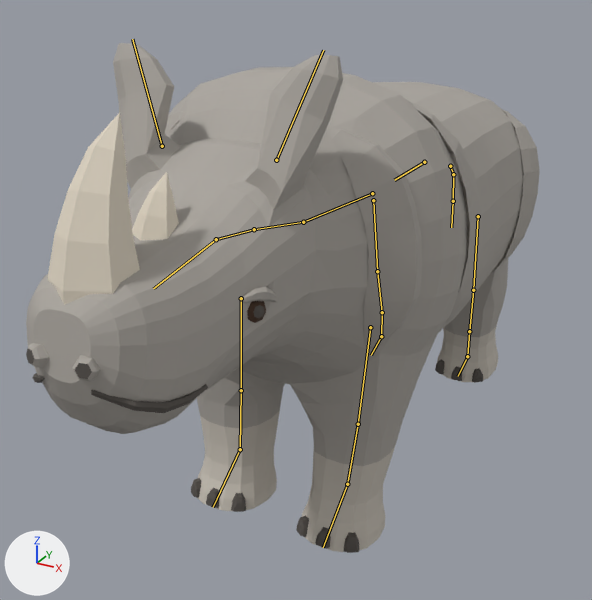
The glTF model creatures/experiments/boxmodel/abc/t7x/zoo/rhino/stage4/rhino.glb: old version first, new version second.
Camera for both pictures: a camera (50 mm lens) standing at (1.31, -2.59, 2.06) and looking at (-0.11, -0.03, 0.78). Every picture has the same lights, and +X, +Y and +Z are marked at lower left. The older version comes first. Both versions are drawn at frame 17 of the action 'attack'; the numbers are the values there. The bones that bend it are drawn over the model as lines.

Names of what the first picture shows: 'body', 'piece_brow', 'piece_eye', 'piece_fold_flank', 'piece_fold_neck', 'piece_fold_shoulder', 'piece_horn_back', 'piece_horn_front', 'piece_mouth', 'piece_nails', 'piece_nostril'.
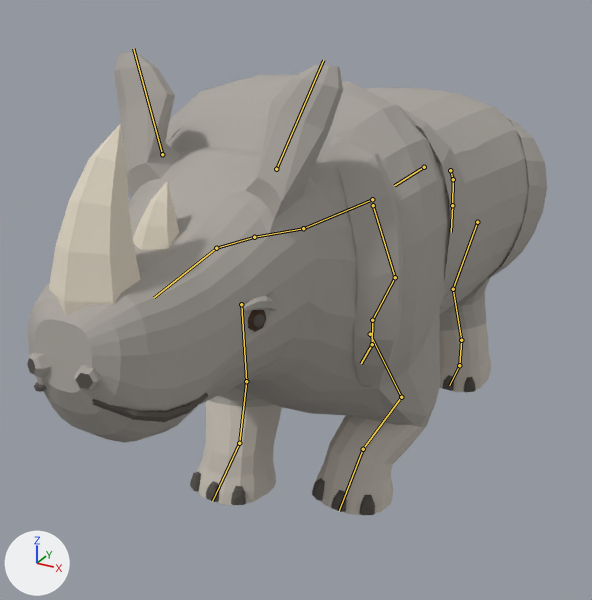
What differs and where, as boxes [x1, y1, x2, y2] in the pictures (592 x 600 px):
'body', posed (9% shorter)
    before: [26, 43, 524, 552]
    after: [28, 52, 529, 515]
'piece_fold_neck', posed (7% narrower, 13% taller)
    before: [165, 112, 422, 349]
    after: [165, 120, 403, 388]
'piece_horn_front', posed
    before: [48, 112, 140, 305]
    after: [49, 123, 141, 315]
'piece_fold_shoulder', posed (14% shorter)
    before: [407, 100, 483, 324]
    after: [395, 105, 470, 297]
'piece_fold_flank', posed
    before: [492, 109, 540, 272]
    after: [486, 117, 547, 280]
'piece_nails', posed
    before: [191, 359, 483, 553]
    after: [190, 375, 476, 515]
'piece_horn_back', posed
    before: [132, 172, 179, 240]
    after: [133, 182, 179, 250]
'piece_mouth', posed
    before: [33, 373, 208, 413]
    after: [34, 382, 208, 422]
'piece_nostril', posed
    before: [26, 343, 101, 381]
    after: [27, 352, 102, 391]
'piece_brow', posed
    before: [241, 287, 278, 303]
    after: [242, 296, 278, 312]
'piece_eye', posed
    before: [247, 301, 266, 323]
    after: [248, 310, 266, 332]
bone 'hips', root to tip
    before: (424, 162) to (394, 180)
    after: (424, 167) to (394, 185)
bone 'upperarm.L', root to tip
    before: (370, 327) to (358, 424)
    after: (370, 334) to (401, 397)
bone 'forearm.L', root to tip
    before: (358, 424) to (347, 484)
    after: (401, 397) to (363, 449)
bone 'hand.L', root to tip
    before: (347, 484) to (323, 547)
    after: (363, 449) to (339, 511)
bone 'upperarm.R', root to tip
    before: (241, 298) to (241, 390)
    after: (241, 304) to (246, 381)
bone 'forearm.R', root to tip
    before: (241, 390) to (240, 449)
    after: (246, 381) to (239, 443)
bone 'hand.R', root to tip
    before: (240, 449) to (213, 507)
    after: (239, 443) to (212, 501)
bone 'thigh.L', root to tip
    before: (478, 216) to (473, 290)
    after: (477, 222) to (453, 289)
bone 'shin.L', root to tip
    before: (473, 290) to (469, 331)
    after: (453, 289) to (461, 340)
bone 'foot.L', root to tip
    before: (469, 331) to (467, 356)
    after: (461, 340) to (459, 365)
bone 'thigh.R', root to tip
    before: (373, 200) to (377, 271)
    after: (373, 205) to (395, 277)
bone 'shin.R', root to tip
    before: (377, 271) to (382, 312)
    after: (395, 277) to (372, 320)
bone 'foot.R', root to tip
    before: (382, 312) to (381, 336)
    after: (372, 320) to (372, 344)

What the commit changed:
Bone 'hips' (bone_hips) moves from (0.0, -0.086, 0.0) to (0.0, -0.086, -0.025).
Bone 'upperarm.L' (bone_upperarm_l) turns from (8, 0, 0) to (-27, 2, 12) degrees about its own x, y and z.
Bone 'forearm.L' (bone_forearm_l) turns from (0, 0, 0) to (72, 16, -22) degrees about its own x, y and z.
Bone 'hand.L' (bone_hand_l) turns from (0, 0, 0) to (-39, 15, 5) degrees about its own x, y and z.
Bone 'upperarm.R' (bone_upperarm_r) turns from (8, 0, 0) to (-8, 0, -6) degrees about its own x, y and z.
Bone 'forearm.R' (bone_forearm_r) turns from (0, 0, 0) to (42, -6, 15) degrees about its own x, y and z.
Bone 'hand.R' (bone_hand_r) turns from (0, 0, 0) to (-26, -9, -4) degrees about its own x, y and z.
Bone 'thigh.L' (bone_thigh_l) turns from (-6, 0, 0) to (-5, -1, -15) degrees about its own x, y and z.
Bone 'shin.L' (bone_shin_l) turns from (0, 0, 0) to (25, -8, 36) degrees about its own x, y and z.
Bone 'foot.L' (bone_foot_l) turns from (0, 0, 0) to (-27, -4, -23) degrees about its own x, y and z.
Bone 'thigh.R' (bone_thigh_r) turns from (-6, 0, 0) to (-5, 1, 15) degrees about its own x, y and z.
Bone 'shin.R' (bone_shin_r) turns from (0, 0, 0) to (25, 8, -36) degrees about its own x, y and z.
Bone 'foot.R' (bone_foot_r) turns from (0, 0, 0) to (-27, 4, 23) degrees about its own x, y and z.
